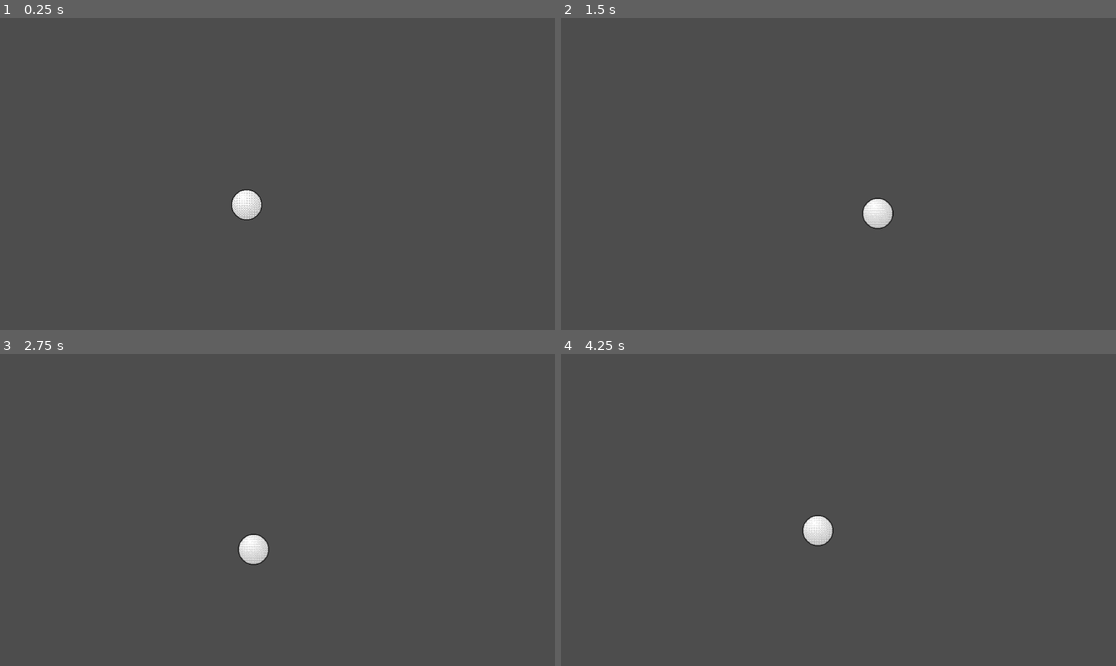
Above: before the commit, frames 1-4 (two rows, left to right).
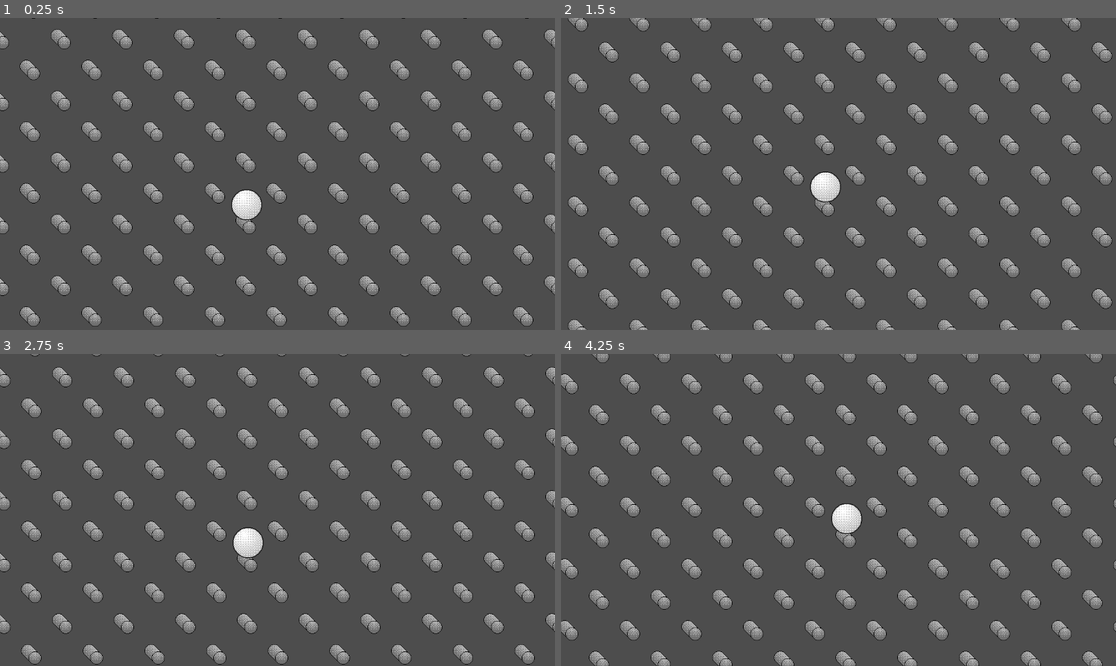
Above: after the commit, the same moments.

Repository: EightLimbed/InfiniPlinko
Game: Godot game, scene res://Main/Game.tscn
Two runs of this game, one before a commit and one after it. Both use one fixed random seed, a clock stepped at 60 frames per second and the inputs below.
Inputs:
- Up to frame 1 (0.25 s): no input
- Up to frame 2 (1.5 s): no input
- Up to frame 3 (2.75 s): no input
- Up to frame 4 (4.25 s): no input

The runs differ from the first frame. In frame 1, 13% of the frame differs, in the area x 0-100%, y 0-99%; in frame 2, 14%; in frame 3, 13%; in frame 4, 14%, in the area x 0-100%, y 0-100%.

Commit message:
Added Pegs

Diff:
--- a/Ball/Ball.gd
+++ b/Ball/Ball.gd
@@ -1,6 +1,7 @@
 extends AnimatedSprite2D
 
 var random = RandomNumberGenerator.new()
+var speed : int = 0
 
 func _ready() -> void:
 	left()
@@ -12,6 +13,10 @@
 	play("Right")
 
 func _on_animation_finished() -> void:
+	if random.randi_range(0,10) != 0:
+		speed_scale += 0.1
+	else:
+		speed_scale /= 2.0
 	if get_animation() == "Right":
 		position.x += 64
 	if get_animation() == "Left":
--- a/Ball/Ball.tscn
+++ b/Ball/Ball.tscn
@@ -1,14 +1,33 @@
-[gd_scene load_steps=3 format=3 uid="uid://c0uoscoax8uxu"]
+[gd_scene load_steps=4 format=3 uid="uid://c0uoscoax8uxu"]
 
 [ext_resource type="Script" uid="uid://b4lvipp8mah5s" path="res://Ball/Ball.gd" id="1_cfgdn"]
 [ext_resource type="SpriteFrames" uid="uid://dcsacu0tdxb40" path="res://Ball/GolfBall/GolfBallFrames.tres" id="1_ov5dl"]
+[ext_resource type="Texture2D" uid="uid://cxwm3p2l6tdtd" path="res://Ball/GolfBall/Pegs.png" id="3_lwqi0"]
 
 [node name="Ball" type="AnimatedSprite2D"]
 sprite_frames = ExtResource("1_ov5dl")
-animation = &"Left"
+animation = &"Right"
 script = ExtResource("1_cfgdn")
 
 [node name="Camera2D" type="Camera2D" parent="."]
 position_smoothing_enabled = true
+position_smoothing_speed = 10.0
+
+[node name="Pegs" type="TextureRect" parent="."]
+show_behind_parent = true
+custom_minimum_size = Vector2(1344, 960)
+anchors_preset = 8
+anchor_left = 0.5
+anchor_top = 0.5
+anchor_right = 0.5
+anchor_bottom = 0.5
+offset_left = -768.0
+offset_top = -608.0
+offset_right = 576.0
+offset_bottom = 352.0
+grow_horizontal = 2
+grow_vertical = 2
+texture = ExtResource("3_lwqi0")
+stretch_mode = 1
 
 [connection signal="animation_finished" from="." to="." method="_on_animation_finished"]
--- a/project.godot
+++ b/project.godot
@@ -17,5 +17,6 @@
 
 [rendering]
 
+textures/canvas_textures/default_texture_filter=0
 renderer/rendering_method="gl_compatibility"
 renderer/rendering_method.mobile="gl_compatibility"
Binary file added: Ball/GolfBall/Pegs.png
Not shown, added: Ball/GolfBall/Pegs.png.import
